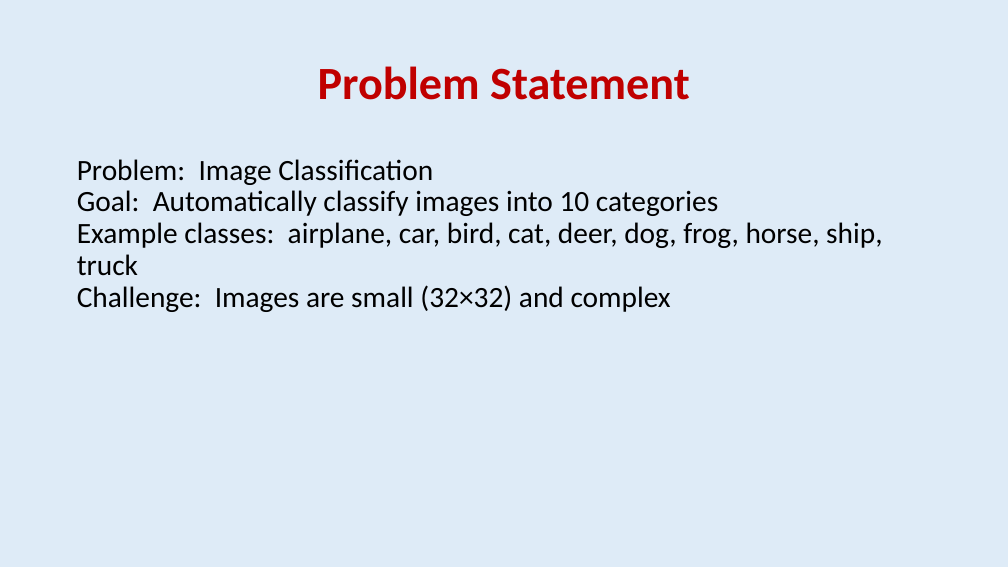
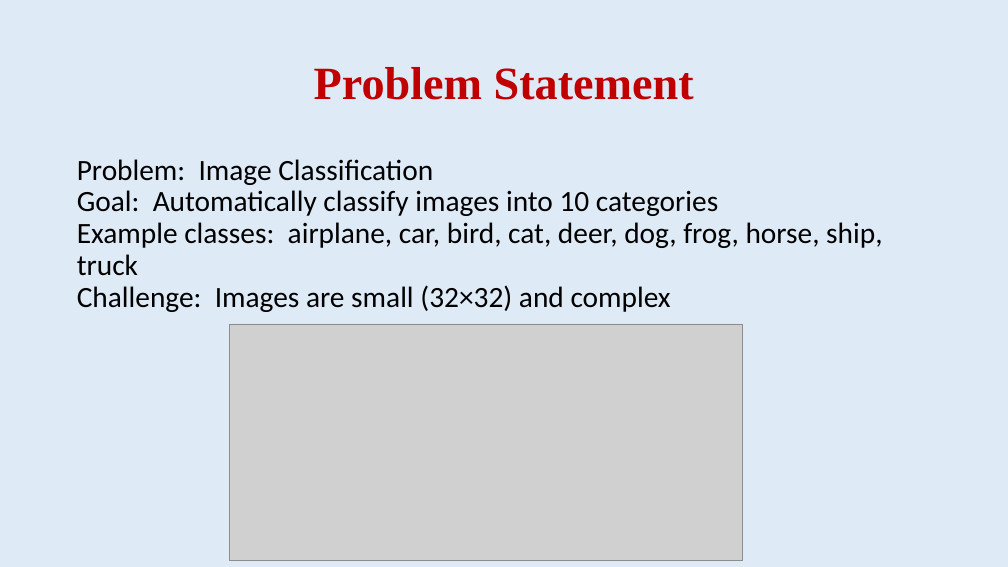
Before and after one commit to wangoloi/CSC3218-Deep-Learning---Project-Based-Examination-CIFAR-10-, a slide deck: slide 2 of M23B23 042 B21303 Deep Learning Final exam Presentation April 2026.pptx. Drawn at 1008x567 pixels with LibreOffice and Linux fonts; fonts in the diff are those of the drawing; grey boxes stand for pictures. Boxes give left, top, right and bottom in pixels: in the first picture for what was removed or moved away, otherwise in the second. Text is boxed around its words. In the diff, an @@ line names an element or a change of style, - is before the commit and + after.

```diff
--- a/M23B23 042 B21303 Deep Learning Final exam Presentation April 2026.pptx
+++ b/M23B23 042 B21303 Deep Learning Final exam Presentation April 2026.pptx
@@ title "Problem Statement" at (x1=314, y1=67, x2=694, y2=100): font Calibri to Times New Roman @@
@@ picture added at (x1=230, y1=324, x2=743, y2=560) @@
```
Also in this commit, not shown: 9 other slides changed.
